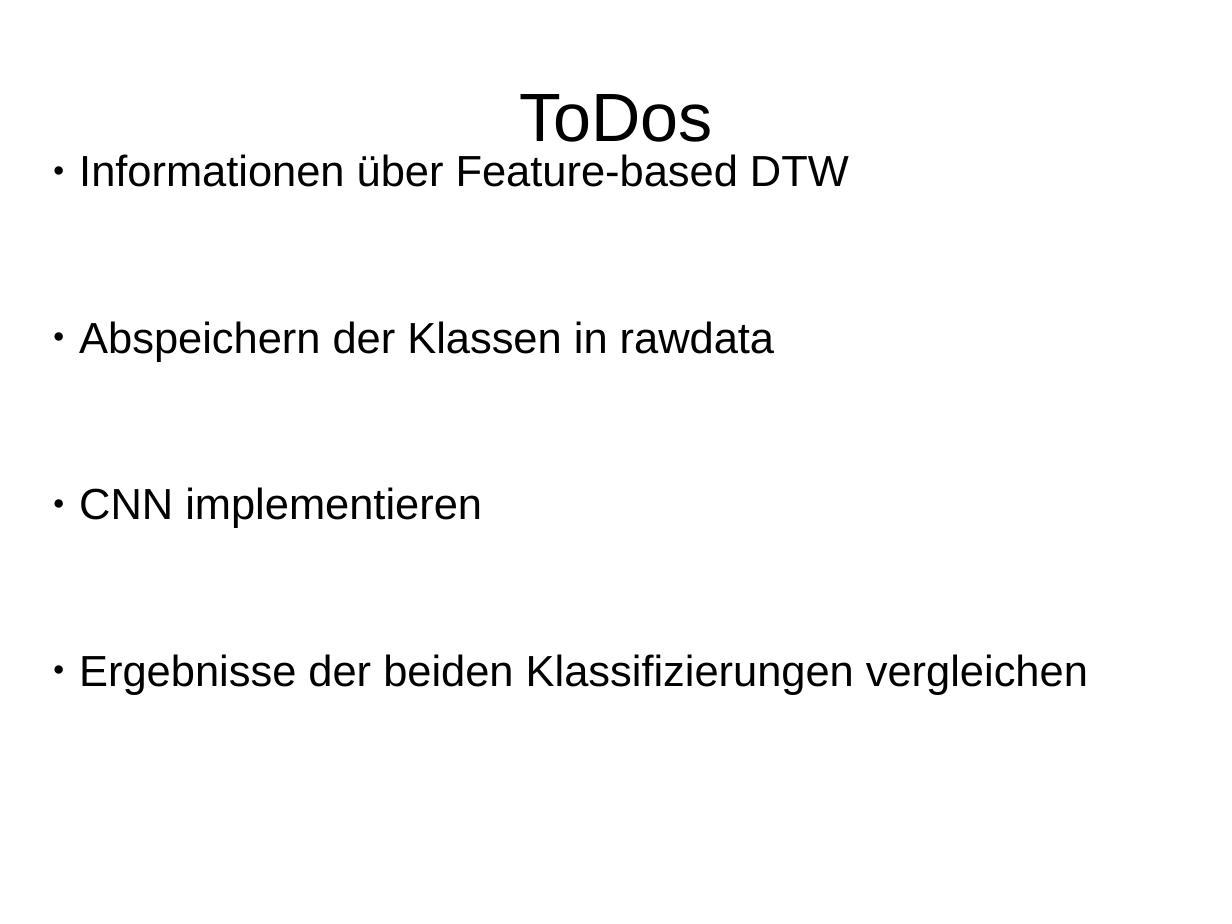
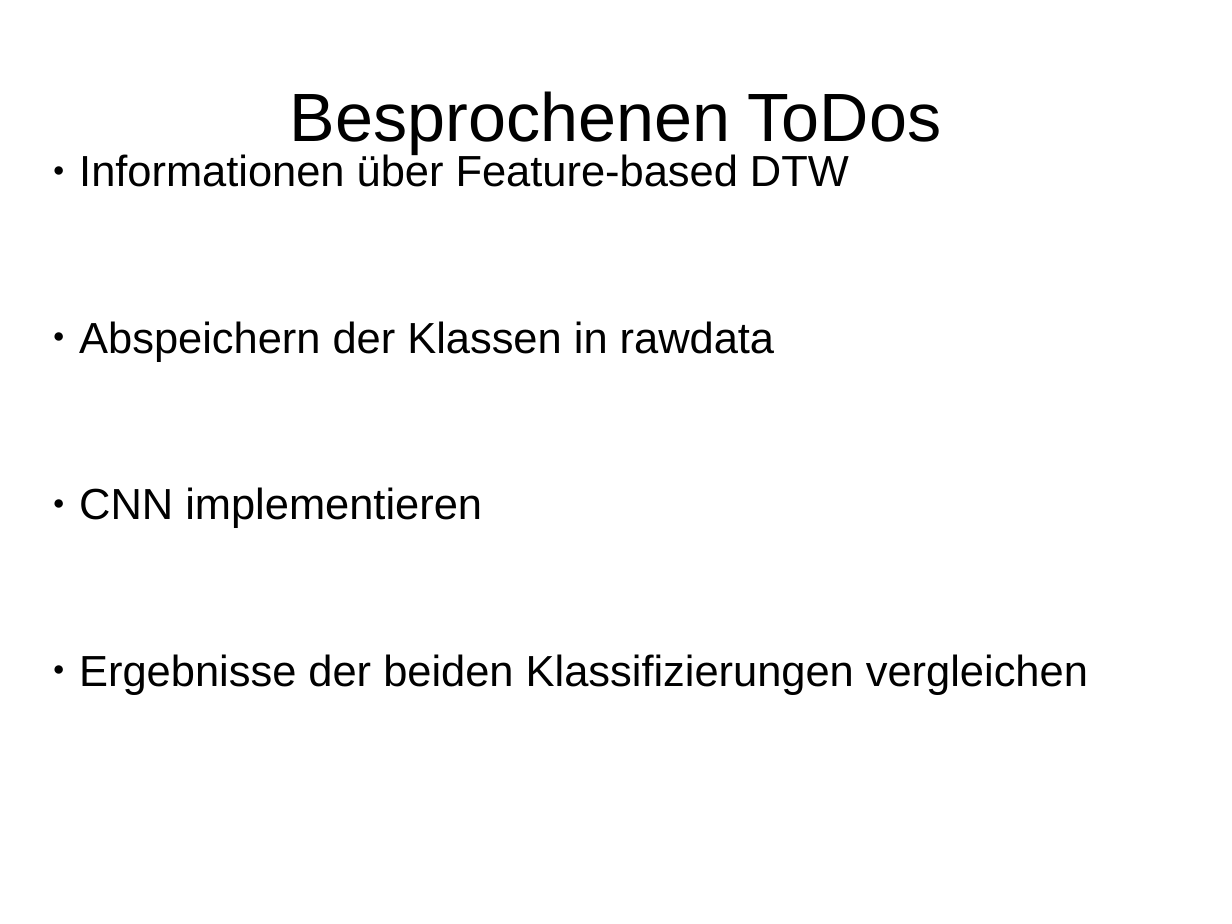
Before and after one commit to HannahSyrek/MTAnalysisOfCGMCurves, a slide deck: slide 2 of presentations/presentation_21_03_18.odp. Drawn at 1232x924 pixels with LibreOffice and Linux fonts; fonts in the diff are those of the drawing. Boxes give left, top, right and bottom in pixels: in the first picture for what was removed or moved away, otherwise in the second. Text is boxed around its words. In the diff, an @@ line names an element or a change of style, - is before the commit and + after.

```diff
--- a/presentations/presentation_21_03_18.odp
+++ b/presentations/presentation_21_03_18.odp
@@ title at [290,91,942,153]: text changed @@
-ToDos
+Besprochenen ToDos
```
Also in this commit, not shown: 2 other slides changed, 6 slides added, 3 slides removed, 13 other files.
